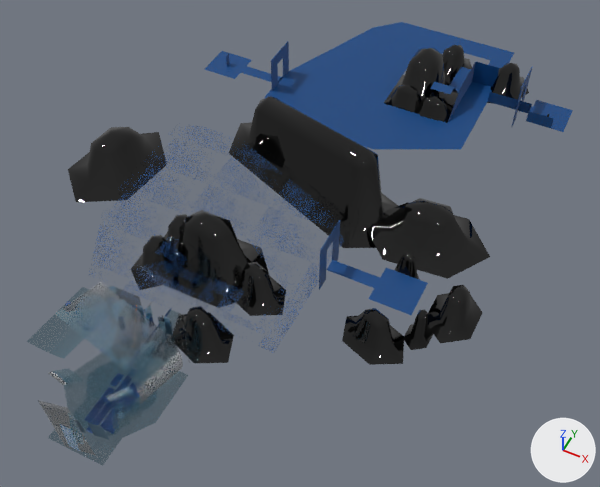
One commit to the glTF model world_1f.glb: the scene before it, then after it.
Rendered twice from a camera (50 mm lens) standing at (43.0, -40.9, 85.7) and looking at (7.4, 30.3, -3.3). Every picture has the same lights, and +X, +Y and +Z are marked at lower right. Where no turn or scale is listed for an object, it has been applied to the vertices.
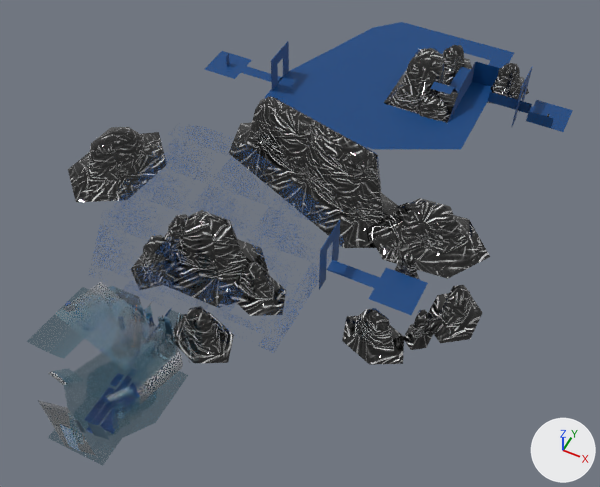
Changed parts and their boxes [x1, y1, x2, y2] in the pictures (600 x 487 px):
'Cube.001', surface changed (black to grey): [68, 45, 550, 365] in both

The change, as a diff of the scene's bpy script:
```diff
--- a/world_1f.glb.py
+++ b/world_1f.glb.py
@@ img_3 @@
+img_3 = load_image('3', '_unpacked/3', 2000, 2023, 'sRGB')
@@ mat_material_001 @@
 mat_material_001 = principled_material('Material.001')
-mat_material_001.base_color = (0.0, 0.0, 0.0)  # black #000000
+mat_material_001.texture = img_3
 mat_material_001.roughness = 0.0
```
